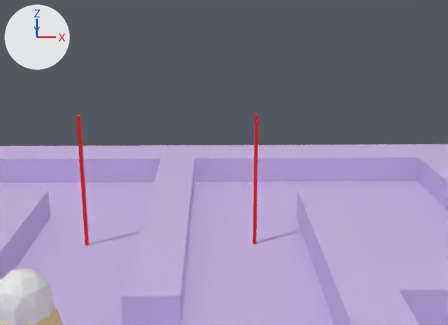
An edit to the Blender file scenes/maze.blend, drawn before and after from the same camera.
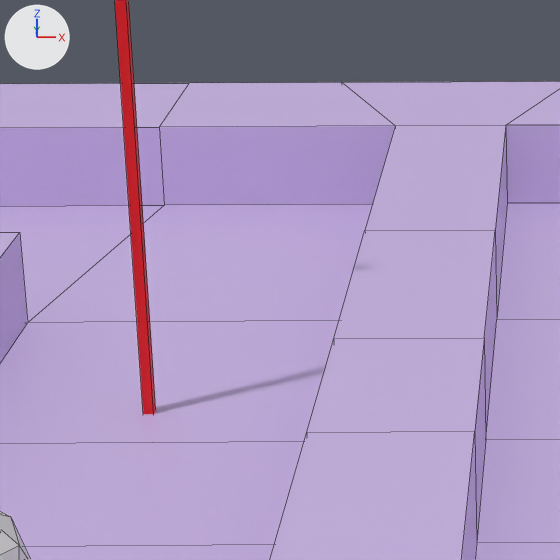
Each version is shown from a camera (50 mm lens) standing at (4.05, -11.22, 7.96) and looking at (4.44, 11.56, 1.25), then close up on the part from 9% to 47% of the width and 37% to 89% of the height. Arrows for +X, +Y and +Z are at upper left; the lights stay in place. The close-ups show mesh edges as thin lines.

Names of what the first close-up shows: 'Player', 'WalkMesh.001', 'raybox'.
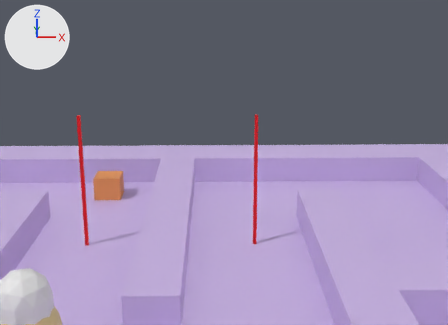
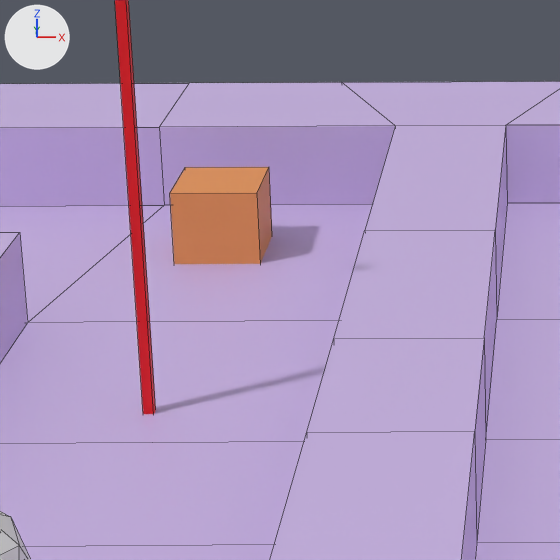
Commit message: implemented goal

Where the change shows, as pixel boxes [x1, y1, x2, y2] in the close-ups (560 x 560 px):
'goal', added (orange): after [170, 167, 272, 264]

Edits to the bpy script that builds the scene:
```text
Add mat_material_006:
    mat_material_006 = principled_material('Material.006')
    mat_material_006.base_color = (0.8, 0.294, 0.0879)  # orange #e79454
Add me_cube:
    me_cube.from_pydata(...)  # a box spanning x -1.0..1.0, y -1.0..1.0, z -0.26..1.74
    me_cube.materials.append(mat_material_006)  # orange #e79454
Add ob_goal:
    ob_goal = bpy.data.objects.new('goal', me_cube)
    ob_goal.location = (0.05, 11.37, 0.0)
    ob_goal.scale = (0.486, 0.486, 0.486)
```
